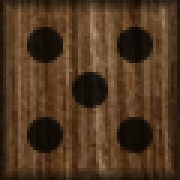
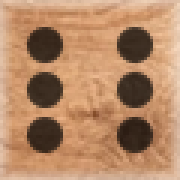
Two versions of the same layered image (180x180). Layer-by-layer changes:
"Ellipse 1 copy 5": opacity 80% → 72%, painted on it over [left=27, top=27, right=153, bottom=153]
"Layer 2": opacity 55% → 38%, blend multiply → divide over [left=0, top=0, right=180, bottom=180]
added layer "Layer 3" above "Layer 1" over [left=0, top=0, right=180, bottom=180]
